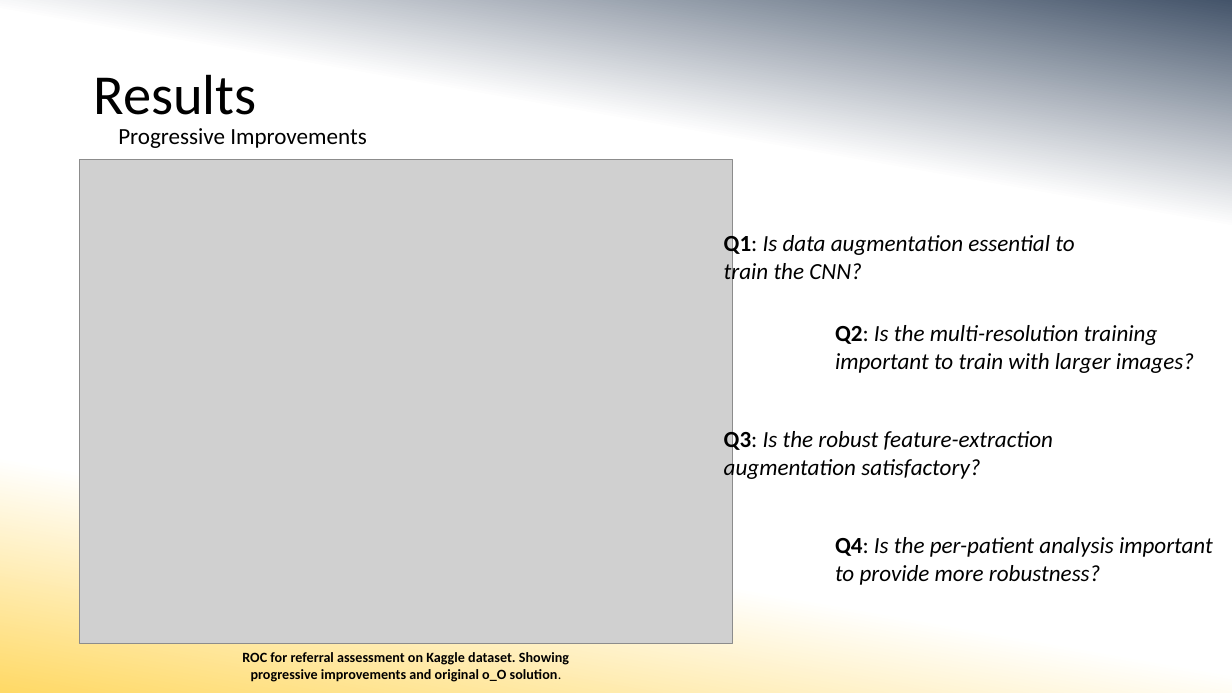
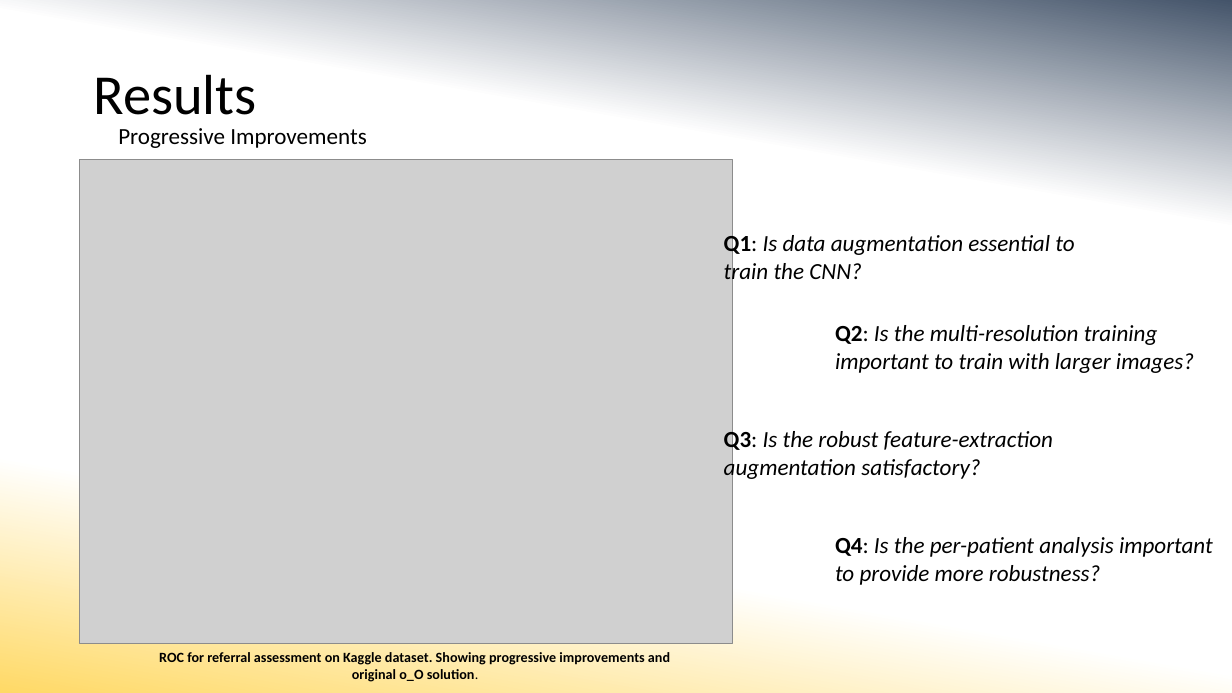
Before and after one commit to MorganMWJ/sem1020-paper-presentations, a slide deck: slide 11 of dr_slides.pptx. Drawn at 1232x693 pixels with LibreOffice and Linux fonts; fonts in the diff are those of the drawing; grey boxes stand for pictures. Boxes give left, top, right and bottom in pixels: in the first picture for what was removed or moved away, otherwise in the second. Text is boxed around its words. In the diff, an @@ line names an element or a change of style, - is before the commit and + after.

```diff
--- a/dr_slides.pptx
+++ b/dr_slides.pptx
@@ text "ROC for referral assessment on ..." rewrapped from (242,652,569,682) to (159,652,670,682) @@
```
Also in this commit, not shown: 3 other slides changed, 1 other file.
